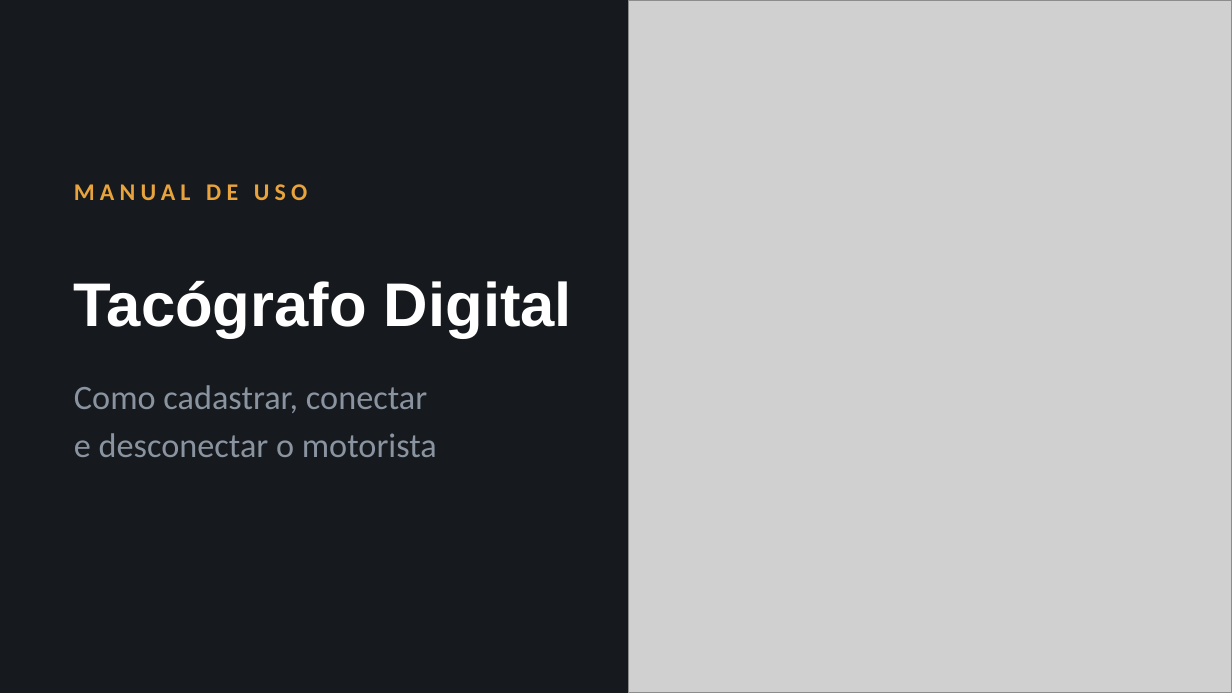
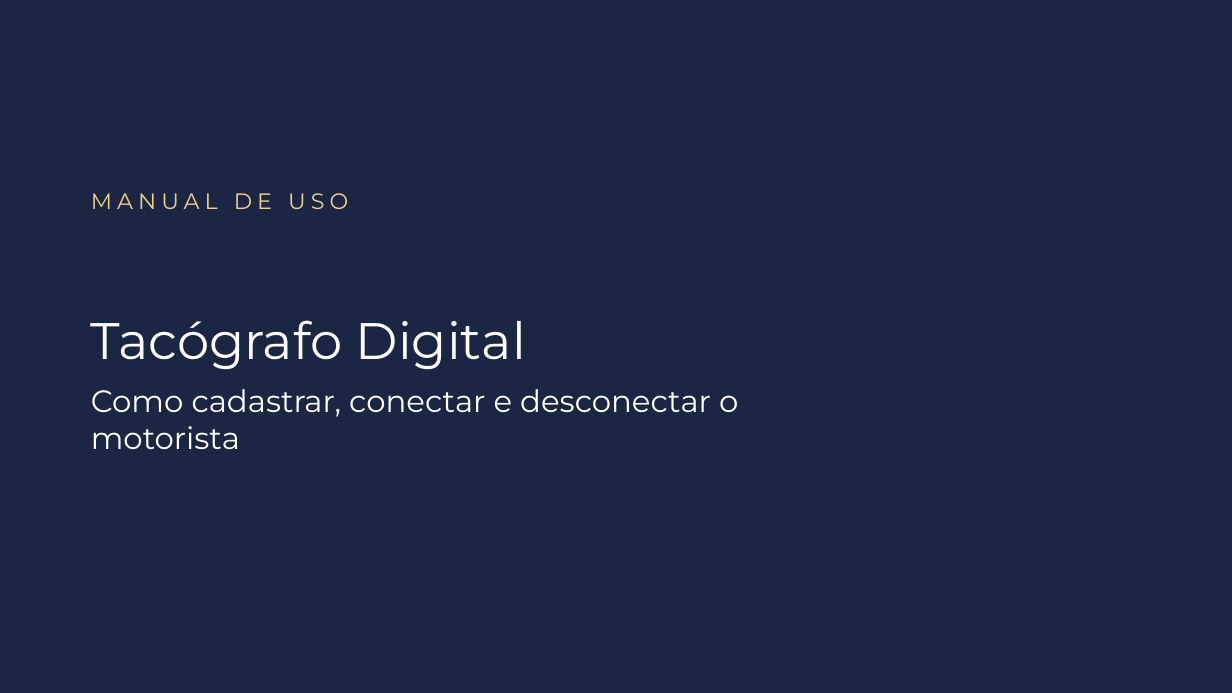
Before and after one commit to kallorvan/Manuais-de-uso, a slide deck: slide 1 of tacografo/Manual_Tacografo_Digital.pptx. Drawn at 1232x693 pixels with LibreOffice and Linux fonts; fonts in the diff are those of the drawing; grey boxes stand for pictures; background and template pictures are left out. Boxes give left, top, right and bottom in pixels: in the first picture for what was removed or moved away, otherwise in the second. Text is boxed around its words. In the diff, an @@ line names an element or a change of style, - is before the commit and + after.

```diff
--- a/tacografo/Manual_Tacografo_Digital.pptx
+++ b/tacografo/Manual_Tacografo_Digital.pptx
@@ background #16191D to #1A2643 @@
@@ picture removed at (628, 0, 1232, 692) @@
@@ text "MANUAL DE USO": place and size @@
-text "MANUAL DE USO" at (74, 184, 308, 200)
+text "MANUAL DE USO" at (91, 193, 348, 209)
@@ text "MANUAL DE USO" at (91, 193, 348, 209): size 14 to 13 pt, font Calibri to Montserrat, text colour #E8A33D to #F1D08A, bold off @@
@@ title "Tacógrafo Digital": place and size @@
-title "Tacógrafo Digital" at (74, 281, 572, 338)
+title "Tacógrafo Digital" at (91, 320, 526, 370)
@@ title "Tacógrafo Digital" at (91, 320, 526, 370): size 36 to 30 pt, font Arial to Montserrat, bold off; vertical alignment middle to bottom @@
@@ text at (91, 389, 738, 449): text changed; size 20 to 18 pt; font Calibri to Montserrat; text colour #8A94A0 to #FFFFFF @@
-Como cadastrar, conectar
-e desconectar o motorista
+Como cadastrar, conectar e desconectar o motorista
```
Also in this commit, not shown: 19 other slides changed, 1 slide added, 9 other files.
